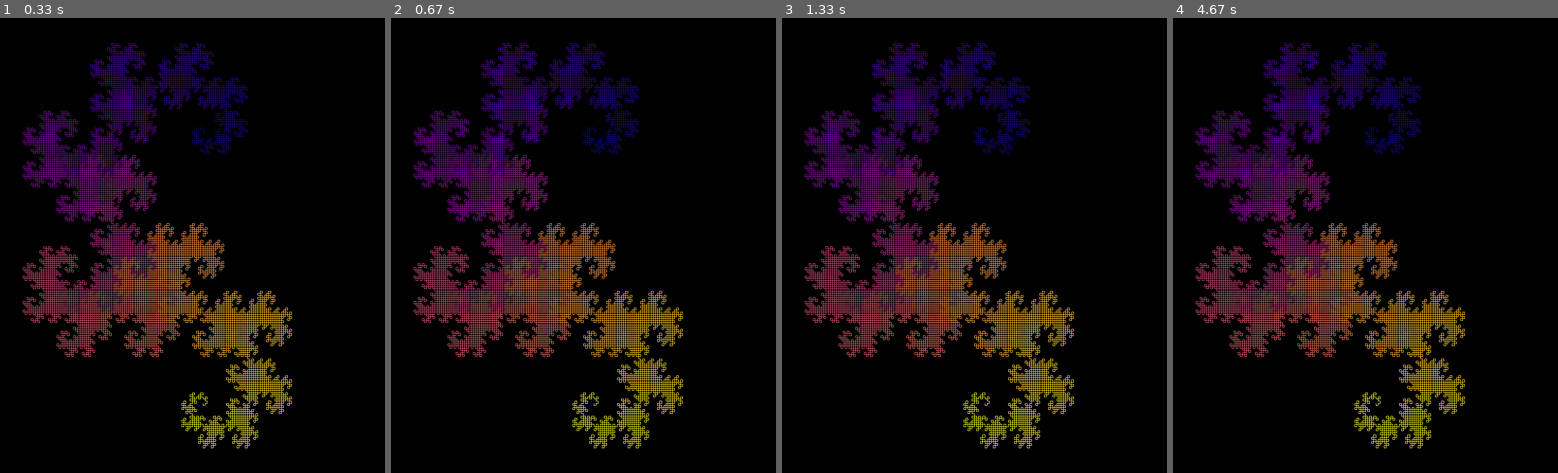
Above: before the commit, frames 1-4 (left to right).
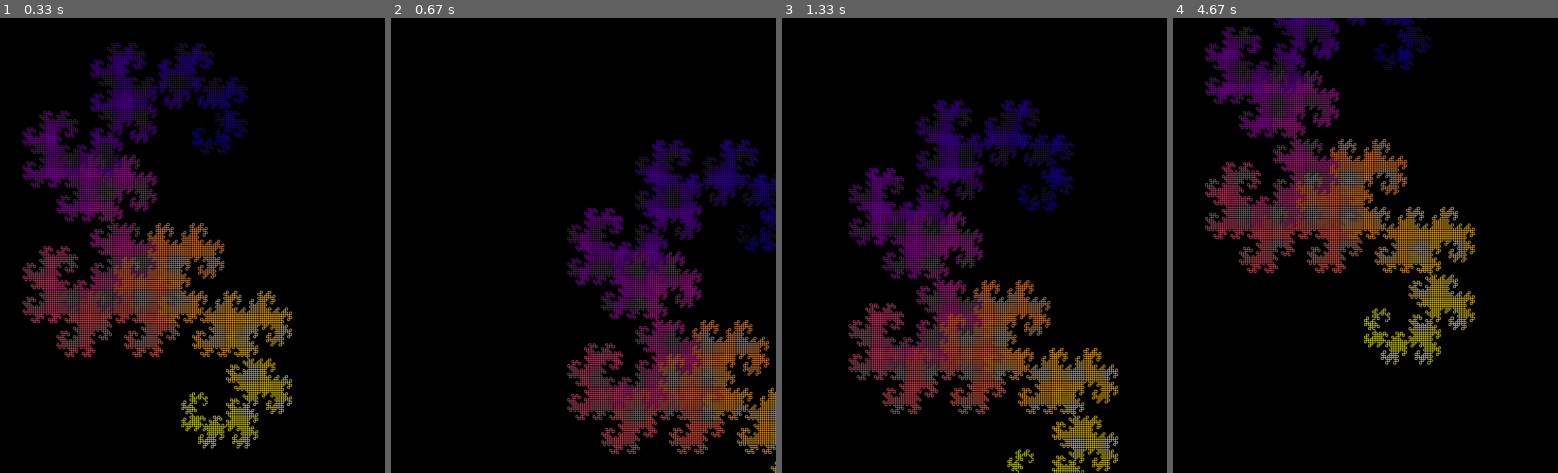
Above: after the commit, the same moments.

Repository: WyattBlair77/fractal_rendering
Game: pygame game, started from demos/dragon_demo.py
Two runs of this game, one before a commit and one after it. Both use one fixed random seed, a clock stepped at 60 frames per second and the inputs below.
Inputs (mouse positions are in pixels of both pictures, inside the frame that each line leads up to):
- Up to frame 1 (0.33 s): no input
- Up to frame 2 (0.67 s): press the mouse at (437, 250) at 0.37 s; move the mouse to (514, 300) at 0.47 s; release the mouse at (591, 345) at 0.6 s
- Up to frame 3 (1.33 s): hold R 0.67-1.13 s; move the mouse to (797, 177) at 0.7 s; press the mouse at (828, 250) at 1.2 s; move the mouse to (874, 304) at 1.3 s
- Up to frame 4 (4.67 s): release the mouse at (1307, 363) at 1.43 s; move the mouse to (1219, 250) at 1.63 s; press the mouse at (1219, 250) at 1.67 s; move the mouse to (1334, 281) at 1.77 s; release the mouse at (1446, 318) at 1.9 s; press the mouse at (1219, 250) at 2.27 s; move the mouse to (1353, 309) at 2.37 s; release the mouse at (1488, 363) at 2.5 s; hold R 3.48-4.07 s; move the mouse to (1188, 186) at 3.52 s; click (1188, 186) at 3.8 s; press the mouse at (1219, 250) at 4.13 s; move the mouse to (1226, 209) at 4.23 s; release the mouse at (1230, 163) at 4.37 s

Frame 1 is identical in both runs. In frame 2, 16% of the frame differs, in the area x 5-100%, y 5-100%; in frame 3, 15%; in frame 4, 16%, in the area x 5-79%, y 0-95%.

Commit message:
adding zoom and pan functionality

Diff:
--- a/rendering_pygame.py
+++ b/rendering_pygame.py
@@ -63,6 +63,36 @@
     pygame.display.set_caption(f'Fractal - Level {desired_recursion_level} ({n} edges)')
     clock = pygame.time.Clock()
 
+    # View transform state
+    zoom = 1.0
+    pan_offset = [0.0, 0.0]
+    dragging = False
+    last_mouse_pos = None
+    window_center = (window_size[0] / 2, window_size[1] / 2)
+
+    def apply_view_transform(coord):
+        """Transform a coordinate based on current zoom and pan."""
+        x = (coord[0] - window_center[0]) * zoom + window_center[0] + pan_offset[0]
+        y = (coord[1] - window_center[1]) * zoom + window_center[1] + pan_offset[1]
+        return (int(x), int(y))
+
+    def redraw_all():
+        """Redraw entire fractal with current view transform."""
+        screen.fill(background_color)
+        for i in range(n):
+            start = apply_view_transform(coords[i])
+            end = apply_view_transform(coords[i + 1])
+            pygame.draw.line(screen, colors[i], start, end, max(1, int(line_width * zoom)))
+        pygame.display.flip()
+
+    def update_caption():
+        """Update window title with zoom level."""
+        zoom_str = f'{zoom:.1f}x' if zoom != 1.0 else ''
+        if zoom_str:
+            pygame.display.set_caption(f'Fractal - Level {desired_recursion_level} ({n} edges) - Zoom: {zoom_str}')
+        else:
+            pygame.display.set_caption(f'Fractal - Level {desired_recursion_level} ({n} edges)')
+
     # Fill background
     screen.fill(background_color)
 
@@ -72,6 +102,7 @@
     drawn_edges = 0
     running = True
     current_edges_per_frame = edges_per_frame
+    needs_redraw = False
 
     while running:
         for event in pygame.event.get():
@@ -83,17 +114,74 @@
                 elif event.key == pygame.K_SPACE:
                     # Space to instantly complete
                     current_edges_per_frame = n
-
-        # Draw batch of edges
+                elif event.key == pygame.K_r:
+                    # Reset view
+                    zoom = 1.0
+                    pan_offset = [0.0, 0.0]
+                    needs_redraw = True
+                    update_caption()
+            elif event.type == pygame.MOUSEBUTTONDOWN:
+                if event.button == 1:  # Left click
+                    dragging = True
+                    last_mouse_pos = event.pos
+                elif event.button == 4:  # Scroll up - zoom in
+                    mouse_x, mouse_y = event.pos
+                    # Zoom centered on mouse position
+                    old_zoom = zoom
+                    zoom *= 1.1
+                    # Adjust pan to keep mouse position fixed
+                    pan_offset[0] = mouse_x - (mouse_x - pan_offset[0]) * (zoom / old_zoom)
+                    pan_offset[1] = mouse_y - (mouse_y - pan_offset[1]) * (zoom / old_zoom)
+                    needs_redraw = True
+                    update_caption()
+                elif event.button == 5:  # Scroll down - zoom out
+                    mouse_x, mouse_y = event.pos
+                    old_zoom = zoom
+                    zoom *= 0.9
+                    # Adjust pan to keep mouse position fixed
+                    pan_offset[0] = mouse_x - (mouse_x - pan_offset[0]) * (zoom / old_zoom)
+                    pan_offset[1] = mouse_y - (mouse_y - pan_offset[1]) * (zoom / old_zoom)
+                    needs_redraw = True
+                    update_caption()
+            elif event.type == pygame.MOUSEBUTTONUP:
+                if event.button == 1:
+                    dragging = False
+                    last_mouse_pos = None
+            elif event.type == pygame.MOUSEMOTION:
+                if dragging and last_mouse_pos is not None:
+                    dx = event.pos[0] - last_mouse_pos[0]
+                    dy = event.pos[1] - last_mouse_pos[1]
+                    pan_offset[0] += dx
+                    pan_offset[1] += dy
+                    last_mouse_pos = event.pos
+                    needs_redraw = True
+            elif event.type == pygame.MOUSEWHEEL:
+                # Alternative mousewheel handling for some systems
+                mouse_x, mouse_y = pygame.mouse.get_pos()
+                old_zoom = zoom
+                if event.y > 0:  # Scroll up - zoom in
+                    zoom *= 1.1
+                elif event.y < 0:  # Scroll down - zoom out
+                    zoom *= 0.9
+                # Adjust pan to keep mouse position fixed
+                pan_offset[0] = mouse_x - (mouse_x - pan_offset[0]) * (zoom / old_zoom)
+                pan_offset[1] = mouse_y - (mouse_y - pan_offset[1]) * (zoom / old_zoom)
+                needs_redraw = True
+                update_caption()
+
+        # Draw batch of edges during initial animation
         if drawn_edges < n:
             end_idx = min(drawn_edges + current_edges_per_frame, n)
             for i in range(drawn_edges, end_idx):
-                start = (int(coords[i][0]), int(coords[i][1]))
-                end = (int(coords[i + 1][0]), int(coords[i + 1][1]))
-                pygame.draw.line(screen, colors[i], start, end, line_width)
+                start = apply_view_transform(coords[i])
+                end = apply_view_transform(coords[i + 1])
+                pygame.draw.line(screen, colors[i], start, end, max(1, int(line_width * zoom)))
 
             drawn_edges = end_idx
             pygame.display.flip()
+        elif needs_redraw:
+            redraw_all()
+            needs_redraw = False
 
         clock.tick(fps)
 
